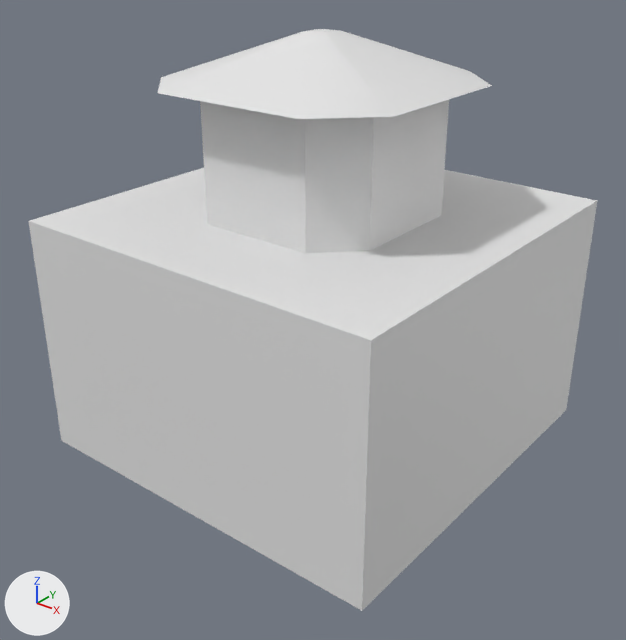
One commit to the FBX model Tools/UnrealMapExporter/ExportedMeshes/SM_Pier_Building.fbx: the scene before it, then after it.
Both versions are drawn from a 50 mm camera at (10.11, -12.93, 10.54) aimed at (0.25, -0.6, 2.9). Arrows for +X, +Y and +Z are at lower left; the lights stay in place. The picture after the commit comes second. Where no turn or scale is listed for an object, it has been applied to the vertices.

The first picture shows 'SM_Pier_Building'.
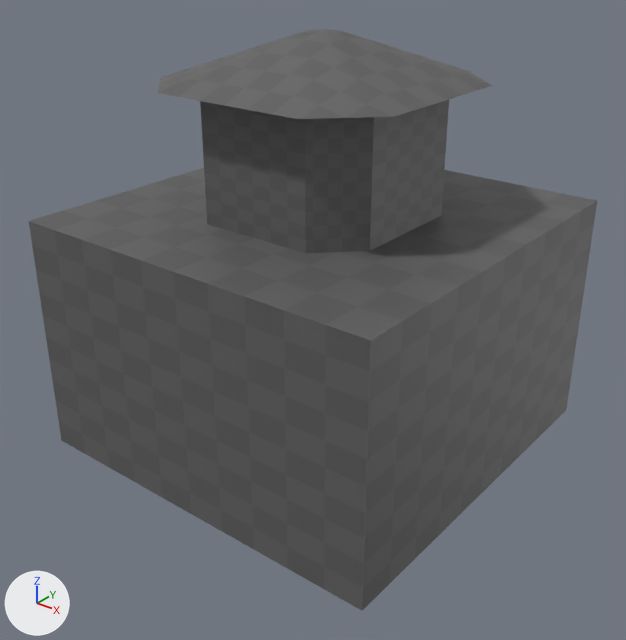
Changed parts and their boxes (x1, y1, x2, y2) in the pictures (626 x 640 px):
'SM_Pier_Building', surface changed (white to grey)
    both: (29, 29, 597, 611)

The change, as a list of edits to the scene's bpy script:
```text
Add img_worldgridmaterial_basecolor_0_png:
    img_worldgridmaterial_basecolor_0_png = load_image('WorldGridMaterial_BaseColor_0.png', 'WorldGridMaterial_BaseColor_0.png', 512, 512, 'sRGB')
Add img_worldgridmaterial_normal_0_png:
    img_worldgridmaterial_normal_0_png = load_image('WorldGridMaterial_Normal_0.png', 'WorldGridMaterial_Normal_0.png', 256, 256, 'Non-Color')
Change mat_worldgridmaterial:
    add n2 = _N.new('ShaderNodeTexImage'); n2.name = 'Image Texture'
    add n2.image = img_worldgridmaterial_basecolor_0_png
    add n3 = _N.new('ShaderNodeTexImage'); n3.name = 'Image Texture.001'
    add n3.image = img_worldgridmaterial_normal_0_png
    add n4 = _N.new('ShaderNodeNormalMap'); n4.name = 'Normal Map'
    where n0 = _N.new('ShaderNodeBsdfPrincipled'); n0.name = 'Principled BSDF'
    add _L.new(n2.outputs[0], n0.inputs[0])  # 'Color' to 'Base Color'
    add _L.new(n2.outputs[1], n0.inputs[4])  # 'Alpha' to 'Alpha'
    add _L.new(n3.outputs[0], n4.inputs[1])  # 'Color' to 'Color'
    add _L.new(n4.outputs[0], n0.inputs[5])  # 'Normal' to 'Normal'
```
